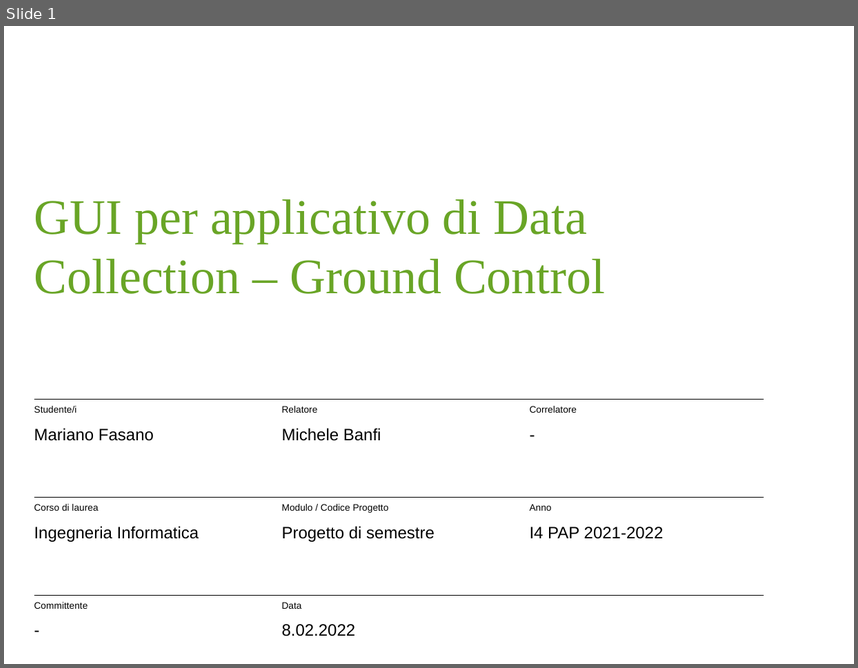
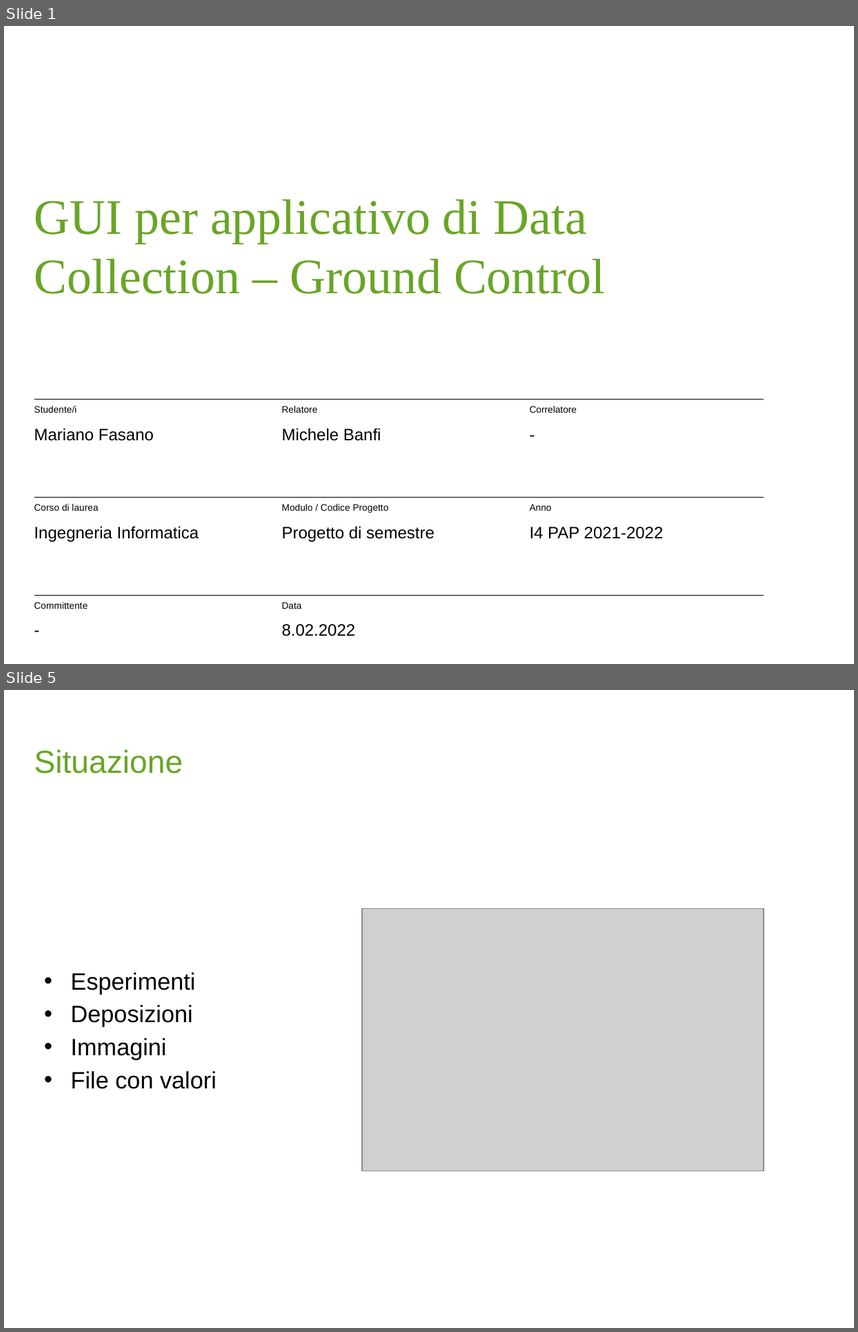
Before and after one commit to MarianoFasano/DSB, a slide deck: docs/Progetto di semestre - Ground Control_v1.pptx. Shown one above the other, each under a label of ours: slide 1 before the commit, slides 1 and 5 after it; the slides between them are not shown. The pictures are 858x668 and 858x1332 pixels, drawn with LibreOffice and Linux fonts; fonts in the diff are those of the drawing; grey boxes stand for pictures; background and template pictures are left out. Boxes give left, top, right and bottom in pixels: in the first picture for what was removed or moved away, otherwise in the second. Text is boxed around its words. In the diff, an @@ line names an element or a change of style, - is before the commit and + after.

```diff
--- a/docs/Progetto di semestre - Ground Control_v1.pptx
+++ b/docs/Progetto di semestre - Ground Control_v1.pptx
@@ slide 5 added at [4, 690, 854, 1328], background #FFFFFF @@
@@ text added at [34, 749, 183, 773], 27 pt, text #69A526 @@
+Situazione
@@ picture added at [362, 909, 763, 1171] @@
@@ text added at [71, 972, 217, 1089], 20 pt, text #000000 @@
+• Esperimenti
+• Deposizioni
+• Immagini
+• File con valori
```
Also in this commit, not shown: 4 slides changed, 3 other slides added, 2 slides removed, 2 other files.
